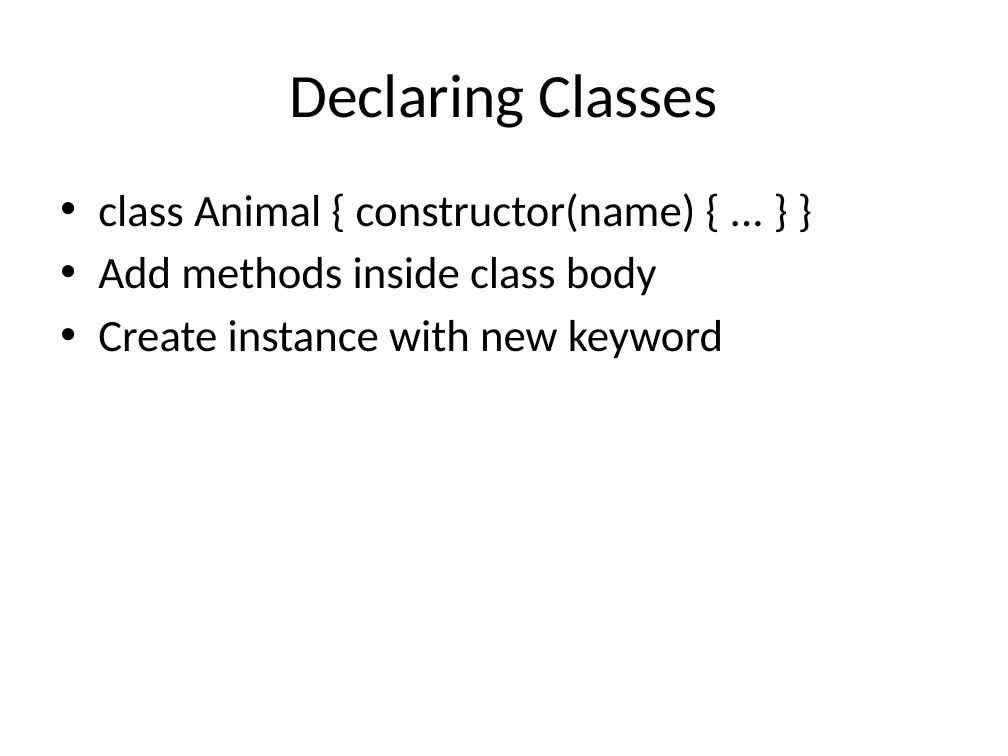
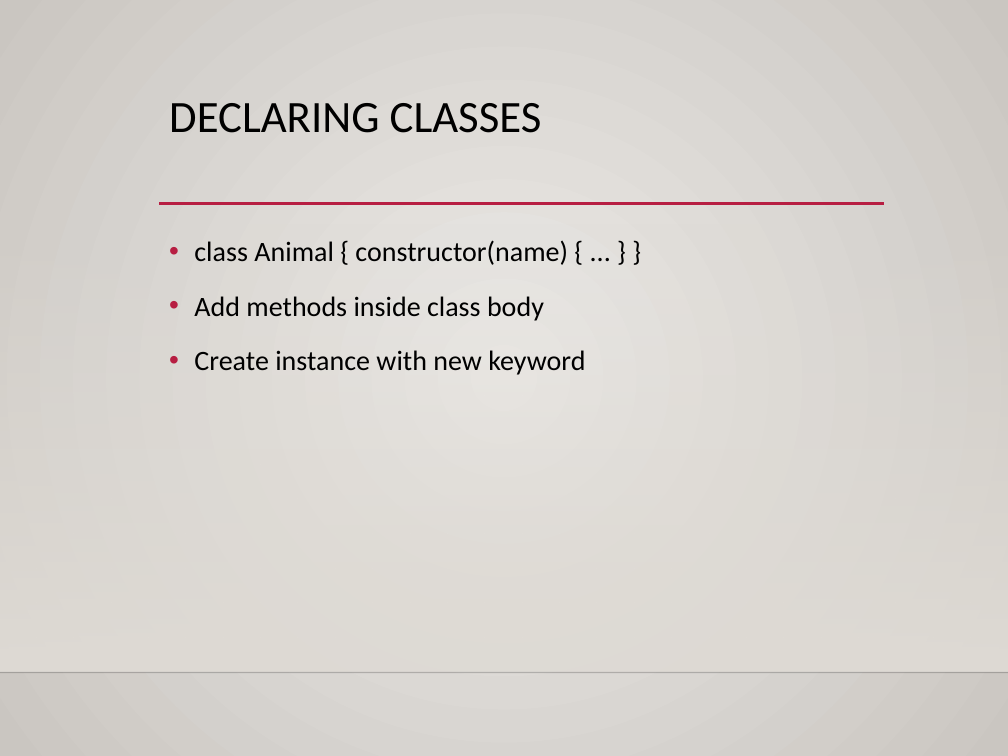
Before and after one commit to dtarvin/JavaScript-Class, a slide deck: slide 13 of slides for class/JS_Week4_Slides.pptx. Drawn at 1008x756 pixels with LibreOffice and Linux fonts; fonts in the diff are those of the drawing; background and template pictures are left out. Boxes give left, top, right and bottom in pixels: in the first picture for what was removed or moved away, otherwise in the second. Text is boxed around its words. In the diff, an @@ line names an element or a change of style, - is before the commit and + after.

Commit message:
formatting slides and editing slides

```diff
--- a/slides for class/JS_Week4_Slides.pptx
+++ b/slides for class/JS_Week4_Slides.pptx
@@ background #FFFFFF to gradient #ECEAE7 to #CAC7C1 @@
@@ title "DECLARING CLASSES" at box(169, 103, 542, 133): vertical alignment middle to top @@
@@ title at box(169, 103, 542, 133): text changed; size 44 to 32 pt @@
-Declaring Classes
+DECLARING CLASSES
@@ line added from (159, 204) to (884, 204), #B71E42 2.5 pt @@
@@ rectangle added at box(0, 222, 1008, 671), fill gradient #DFDBD5 @@
@@ text "class Animal { constructor(name) { ...": place and size @@
-text "class Animal { constructor(name) { ..." at box(98, 193, 723, 359)
+text "class Animal { constructor(name) { ..." at box(194, 240, 585, 375)
@@ text "class Animal { constructor(name) { ..." at box(194, 240, 585, 375): size 32 to 20 pt; indent changed; line spacing 1 to 1.2; more space between paragraphs @@
@@ line added from (0, 672) to (1008, 672), #000001 1 pt @@
```
Also in this commit, not shown: 18 other slides changed, 28 other files.
